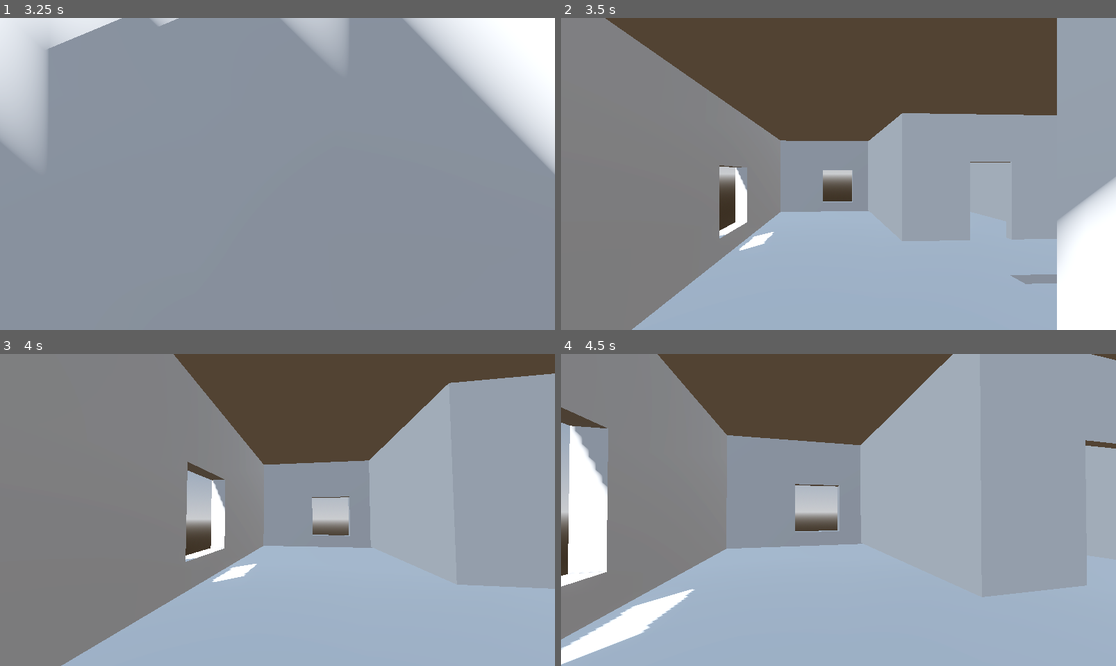
Above: before the commit, frames 1-4 (two rows, left to right).
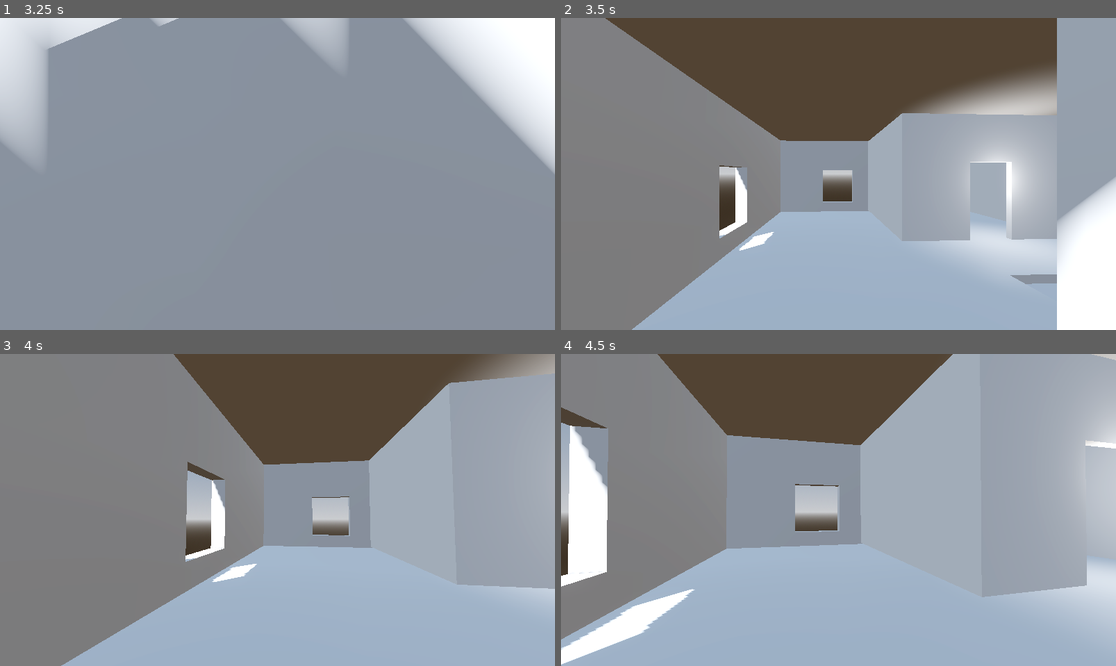
Above: after the commit, the same moments.

Repository: christiannoll/FirstPersonGame
Game: Godot game, scene res://levels/level.tscn
The game is run twice, just before and just after one commit, with the same random seed, the same clock (stepped at 60 frames per second) and the same inputs. The engine's default icon, where the game draws it, is replaced by a stand-in: a white triangle on a blue panel in a dark square.
Inputs (mouse positions are in pixels of both pictures, inside the frame that each line leads up to):
- Up to frame 1 (3.25 s): tap Enter at 0.5 s; move the mouse to (271, 180) at 0.52 s; hold W (forward) 0.53-2.78 s; tap Space (jump) at 0.77, 1.52, 3.02 s; move the mouse to (316, 177) at 1.27 s; move the mouse to (233, 170) at 2.02 s; move the mouse to (283, 174) at 2.77 s; hold A (left) from 2.78 s (still down)
- Up to frame 2 (3.5 s): keep holding A (left)
- Up to frame 3 (4 s): move the mouse to (255, 503) at 3.52 s; release A (left) at 3.53 s; hold W (forward) from 3.53 s (still down); tap Space (jump) at 3.77 s
- Up to frame 4 (4.5 s): keep holding W (forward); move the mouse to (866, 510) at 4.27 s

Frame 1 is identical in both runs. In frame 2, 7.2% of the frame differs, in the area x 62-90%, y 16-83%; in frame 3, 1.2%; in frame 4, 4.2%.

Commit message:
Added light to the house

Diff:
--- a/scenery/house.tscn
+++ b/scenery/house.tscn
@@ -224,56 +224,60 @@
 
 [node name="house" type="Node3D" unique_id=1972832747]
 
-[node name="Cube" type="MeshInstance3D" parent="." unique_id=1014475258]
+[node name="meshes" type="Node3D" parent="." unique_id=1029462544]
+
+[node name="Cube" type="MeshInstance3D" parent="meshes" unique_id=1014475258]
 transform = Transform3D(21, 0, 0, 0, 5.334, 0, 0, 0, 14.75, 0, 0, 0)
 mesh = SubResource("ArrayMesh_t7bvg")
 
-[node name="StaticBody3D" type="StaticBody3D" parent="Cube" unique_id=550933469]
-
-[node name="CollisionShape3D" type="CollisionShape3D" parent="Cube/StaticBody3D" unique_id=1251714046]
+[node name="StaticBody3D" type="StaticBody3D" parent="meshes/Cube" unique_id=550933469]
+
+[node name="CollisionShape3D" type="CollisionShape3D" parent="meshes/Cube/StaticBody3D" unique_id=1251714046]
 shape = SubResource("ConcavePolygonShape3D_lkfkg")
 
-[node name="Cube_001" type="MeshInstance3D" parent="." unique_id=619548788]
+[node name="Cube_001" type="MeshInstance3D" parent="meshes" unique_id=619548788]
 transform = Transform3D(7.131, 0, 0, 0, 5.003208, 0, 0, 0, 7.15, -13.754909, 0.28271347, 7.5569506)
 mesh = SubResource("ArrayMesh_s6hrk")
 
-[node name="StaticBody3D" type="StaticBody3D" parent="Cube_001" unique_id=1372315542]
-
-[node name="CollisionShape3D" type="CollisionShape3D" parent="Cube_001/StaticBody3D" unique_id=1318279701]
+[node name="StaticBody3D" type="StaticBody3D" parent="meshes/Cube_001" unique_id=1372315542]
+
+[node name="CollisionShape3D" type="CollisionShape3D" parent="meshes/Cube_001/StaticBody3D" unique_id=1318279701]
 shape = SubResource("ConcavePolygonShape3D_3fs81")
 
-[node name="Cube_002" type="MeshInstance3D" parent="." unique_id=704474209]
+[node name="Cube_002" type="MeshInstance3D" parent="meshes" unique_id=704474209]
 transform = Transform3D(7.131, 0, 0, 0, 5.003208, 0, 0, 0, 7.15, 0.46745124, 0.28271347, 7.5569506)
 mesh = SubResource("ArrayMesh_ok6lv")
 
-[node name="StaticBody3D" type="StaticBody3D" parent="Cube_002" unique_id=1712469484]
-
-[node name="CollisionShape3D" type="CollisionShape3D" parent="Cube_002/StaticBody3D" unique_id=134635255]
+[node name="StaticBody3D" type="StaticBody3D" parent="meshes/Cube_002" unique_id=1712469484]
+
+[node name="CollisionShape3D" type="CollisionShape3D" parent="meshes/Cube_002/StaticBody3D" unique_id=134635255]
 shape = SubResource("ConcavePolygonShape3D_cdgek")
 
-[node name="Cube_003" type="MeshInstance3D" parent="." unique_id=1690635015]
+[node name="Cube_003" type="MeshInstance3D" parent="meshes" unique_id=1690635015]
 transform = Transform3D(5.3152623, 0, 0, 0, 5.0032077, 0, 0, 0, 4.7986345, -15.072392, 0.28271347, -9.5326805)
 mesh = SubResource("ArrayMesh_ykstq")
 
-[node name="StaticBody3D" type="StaticBody3D" parent="Cube_003" unique_id=427042303]
-
-[node name="CollisionShape3D" type="CollisionShape3D" parent="Cube_003/StaticBody3D" unique_id=160457027]
+[node name="StaticBody3D" type="StaticBody3D" parent="meshes/Cube_003" unique_id=427042303]
+
+[node name="CollisionShape3D" type="CollisionShape3D" parent="meshes/Cube_003/StaticBody3D" unique_id=160457027]
 shape = SubResource("ConcavePolygonShape3D_i02j4")
 
-[node name="Cube_004" type="MeshInstance3D" parent="." unique_id=1322348733]
+[node name="Cube_004" type="MeshInstance3D" parent="meshes" unique_id=1322348733]
 transform = Transform3D(21, 0, 0, 0, 5.334, 0, 0, 0, 14.75, 0, -10.656858, 0)
 mesh = SubResource("ArrayMesh_8s78j")
 
-[node name="StaticBody3D" type="StaticBody3D" parent="Cube_004" unique_id=1687983705]
-
-[node name="CollisionShape3D" type="CollisionShape3D" parent="Cube_004/StaticBody3D" unique_id=1517748153]
+[node name="StaticBody3D" type="StaticBody3D" parent="meshes/Cube_004" unique_id=1687983705]
+
+[node name="CollisionShape3D" type="CollisionShape3D" parent="meshes/Cube_004/StaticBody3D" unique_id=1517748153]
 shape = SubResource("ConcavePolygonShape3D_arxyt")
 
-[node name="Cube_005" type="MeshInstance3D" parent="." unique_id=1216169168]
+[node name="Cube_005" type="MeshInstance3D" parent="meshes" unique_id=1216169168]
 transform = Transform3D(21.586823, 0, 0, 0, 1, 0, 0, 0, 14.985692, 0, 6.1892204, 0)
 mesh = SubResource("ArrayMesh_3odox")
 
-[node name="StaticBody3D" type="StaticBody3D" parent="Cube_005" unique_id=562944715]
-
-[node name="CollisionShape3D" type="CollisionShape3D" parent="Cube_005/StaticBody3D" unique_id=50279214]
+[node name="StaticBody3D" type="StaticBody3D" parent="meshes/Cube_005" unique_id=562944715]
+
+[node name="CollisionShape3D" type="CollisionShape3D" parent="meshes/Cube_005/StaticBody3D" unique_id=50279214]
 shape = SubResource("ConvexPolygonShape3D_w7jv0")
+
+[node name="OmniLight3D" type="OmniLight3D" parent="." unique_id=346504995]
